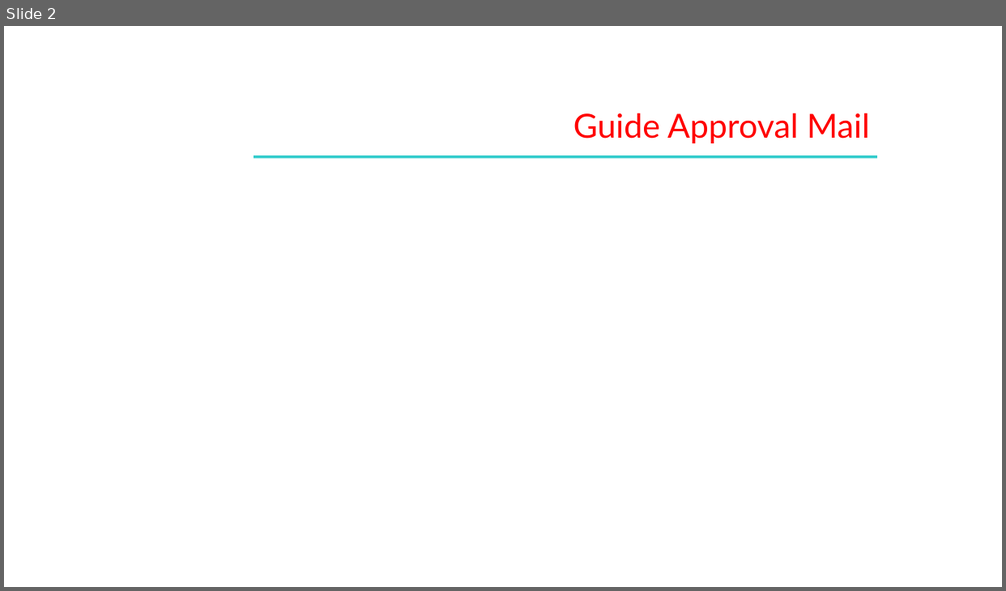
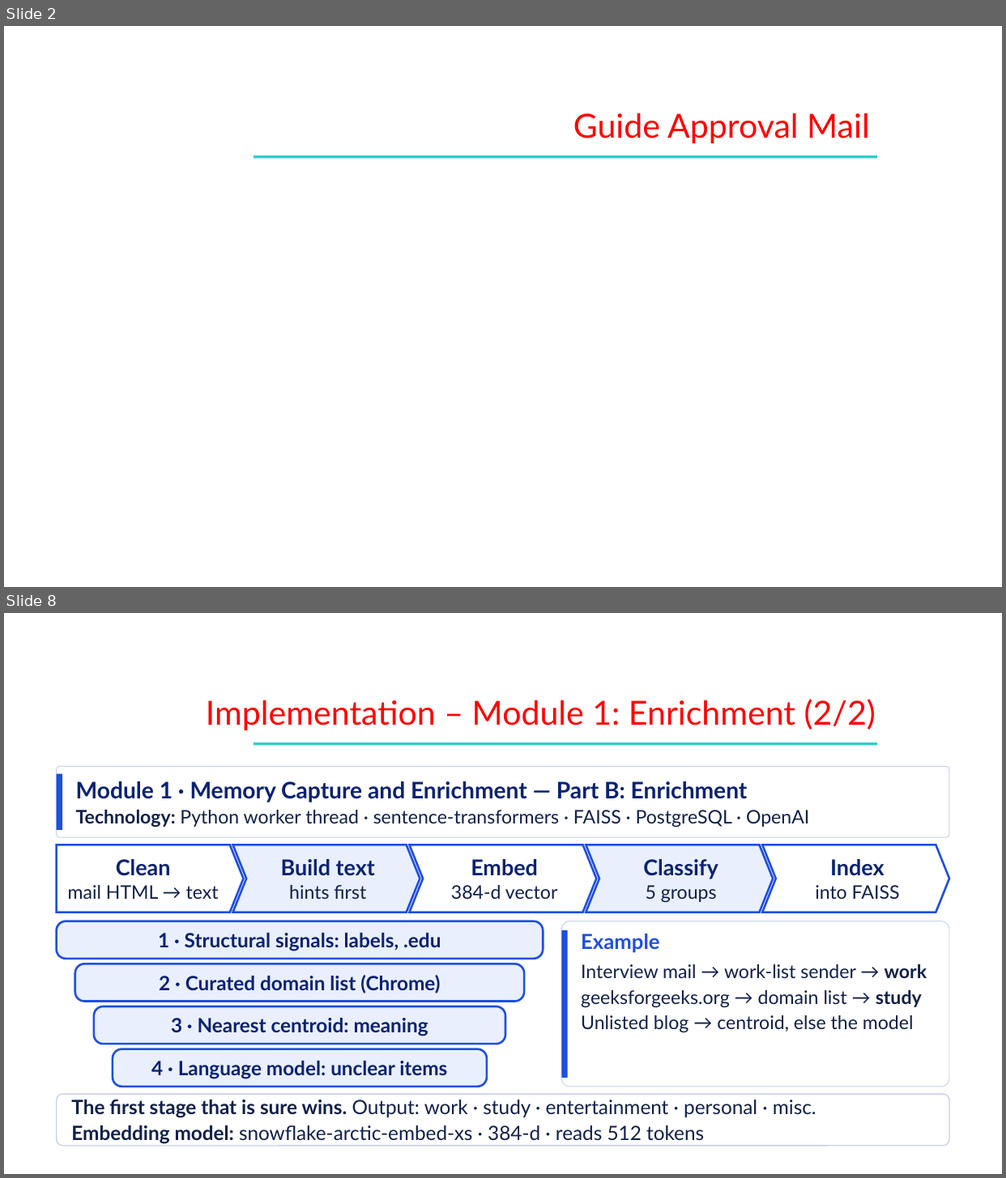
Before and after one commit to Shehzaad-khan/Efficient-Contextualized-History-Orchestrator-E.C.H.O, a slide deck: docs/Phase III/ECHO_Phase3_Review3.pptx. Shown one above the other, each under a label of ours: slide 2 before the commit, slides 2 and 8 after it; the slides between them are not shown. The pictures are 1006x591 and 1006x1178 pixels, drawn with LibreOffice and Linux fonts; fonts in the diff are those of the drawing; background and template pictures are left out. Boxes give left, top, right and bottom in pixels: in the first picture for what was removed or moved away, otherwise in the second. Text is boxed around its words. In the diff, an @@ line names an element or a change of style, - is before the commit and + after.

Commit message:
feat(enp,ste): wire shared FAISS manager, add centroid recomputation, and update Phase III review deck

```diff
--- a/docs/Phase III/ECHO_Phase3_Review3.pptx
+++ b/docs/Phase III/ECHO_Phase3_Review3.pptx
@@ slide 8 added at box(4, 613, 1002, 1174), background picture (left out) @@
@@ text added at box(206, 699, 876, 730), 32 pt, text #FF0000 @@
+Implementation – Module 1: Enrichment (2/2)
@@ rectangle added at box(253, 743, 877, 746), fill #33CCCC @@
@@ rounded rectangle added at box(57, 766, 949, 837), fill #FFFFFF at 97% opacity, outline #C5D0EA 0.75 pt @@
@@ rectangle added at box(57, 774, 62, 830), fill #1F4FE0 @@
@@ text added at box(76, 781, 809, 828), 18 pt, text #10204A @@
+Module 1 · Memory Capture and Enrichment — Part B: Enrichment
+Technology: Python worker thread · sentence-transformers · FAISS · PostgreSQL · OpenAI
@@ pentagon arrow added at box(57, 845, 244, 913), fill #FFFFFF, outline #1F4FE0 2 pt @@
@@ chevron added at box(233, 845, 420, 913), fill #E9EFFD, outline #1F4FE0 2 pt @@
@@ chevron added at box(410, 845, 597, 913), fill #FFFFFF, outline #1F4FE0 2 pt @@
@@ chevron added at box(586, 845, 773, 913), fill #E9EFFD, outline #1F4FE0 2 pt @@
@@ chevron added at box(762, 845, 949, 913), fill #FFFFFF, outline #1F4FE0 2 pt @@
@@ text added at box(68, 859, 219, 899), 18 pt, text #10204A @@
+Clean
+mail HTML → text
@@ text added at box(281, 859, 375, 899), 18 pt, text #10204A @@
+Build text
+hints first
@@ text added at box(451, 859, 558, 899), 18 pt, text #10204A @@
+Embed
+384-d vector
@@ text added at box(643, 859, 718, 903), 21 pt, text #0B2272, bold @@
+Classify
+5 groups
@@ text added at box(815, 859, 900, 899), 18 pt, text #10204A @@
+Index
+into FAISS
@@ rounded rectangle added at box(57, 922, 543, 959), fill #E9EFFD, outline #1F4FE0 2 pt, 19 pt, text #0B2272, bold @@
+1 · Structural signals: labels, .edu
@@ rounded rectangle added at box(562, 922, 949, 1087), fill #FFFFFF at 97% opacity, outline #C5D0EA 0.75 pt @@
@@ rectangle added at box(562, 931, 568, 1078), fill #1F4FE0 @@
@@ text added at box(581, 934, 927, 1033), 18 pt, text #10204A @@
+Example
+Interview mail → work-list sender → work
+geeksforgeeks.org → domain list → study
+Unlisted blog → centroid, else the model
@@ rounded rectangle added at box(75, 964, 524, 1002), fill #E9EFFD, outline #1F4FE0 2 pt, 19 pt, text #0B2272, bold @@
+2 · Curated domain list (Chrome)
@@ rounded rectangle added at box(94, 1007, 505, 1044), fill #E9EFFD, outline #1F4FE0 2 pt, 19 pt, text #0B2272, bold @@
+3 · Nearest centroid: meaning
@@ rounded rectangle added at box(113, 1050, 487, 1087), fill #E9EFFD, outline #1F4FE0 2 pt, 19 pt, text #0B2272, bold @@
+4 · Language model: unclear items
@@ rounded rectangle added at box(57, 1094, 949, 1146), fill #FFFFFF, outline #C5D0EA 1 pt, 19 pt, text #10204A @@
+The first stage that is sure wins. Output: work · study · entertainment · personal · misc.
+Embedding model: snowflake-arctic-embed-xs · 384-d · reads 512 tokens
```
Also in this commit, not shown: 13 slides changed, 4 other slides added, 5 slides removed, 22 other files.
